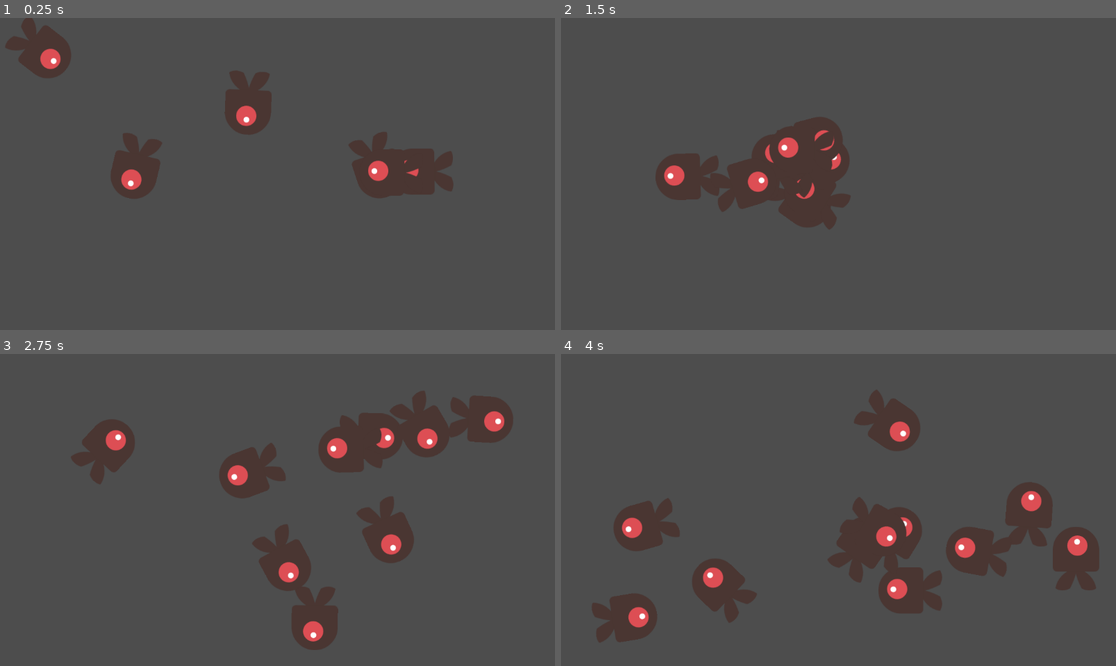
Above: before the commit, frames 1-4 (two rows, left to right).
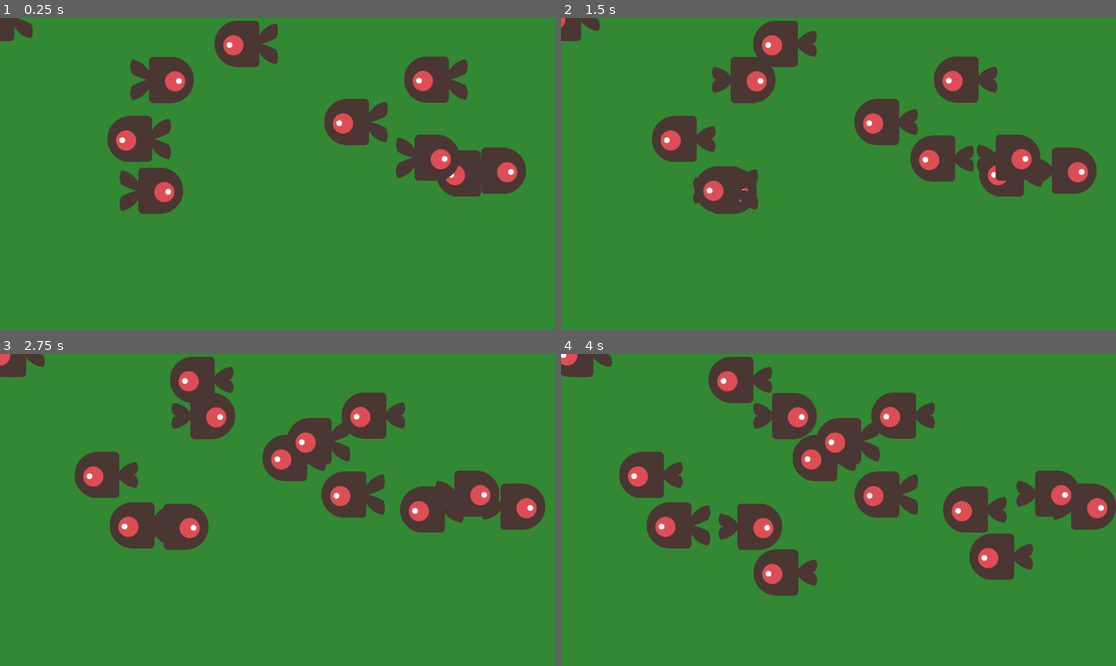
Above: after the commit, the same moments.

Repository: publicjoey/fish0321
Game: Godot game, scene res://Aquarium.tscn
Two runs of this game, one before a commit and one after it. Both use one fixed random seed, a clock stepped at 60 frames per second and the inputs below.
Inputs (mouse positions are in pixels of both pictures, inside the frame that each line leads up to):
- Up to frame 1 (0.25 s): no input
- Up to frame 2 (1.5 s): move the mouse to (960, 158) at 0.52 s; hold Right (move_right, bound only after the commit) 0.53-1.28 s; click (960, 158) at 0.67 s; move the mouse to (727, 189) at 1.27 s; hold Down (move_down, bound only after the commit) from 1.28 s (still down); click (727, 189) at 1.42 s
- Up to frame 3 (2.75 s): move the mouse to (333, 441) at 2.02 s; release Down (move_down, bound only after the commit) at 2.03 s; hold Right (move_right, bound only after the commit) from 2.03 s (still down); click (333, 441) at 2.17 s
- Up to frame 4 (4 s): move the mouse to (810, 572) at 2.77 s; release Right (move_right, bound only after the commit) at 2.78 s; hold Up (move_up, bound only after the commit) 2.78-3.53 s; click (810, 572) at 2.92 s; move the mouse to (1005, 556) at 3.52 s; hold Left (move_left, bound only after the commit) from 3.53 s (still down); click (1005, 556) at 3.67 s

The runs differ from the first frame. In frame 1, 98% of the frame differs, in the area x 0-100%, y 0-100%; in frame 2, 99%; in frame 3, 98%; in frame 4, 98%.

Commit message:
horizon_ok
魚要水平游動

Diff:
--- a/Aquarium.gd
+++ b/Aquarium.gd
@@ -1,14 +1,16 @@
 extends Node2D
 
+signal hit
+
 @export var fish_scene: PackedScene  # 魚的預載場景
-@export var fish_count: int = 5  # 初始魚的數量
+@export var fish_count: int = 9  # 初始魚的數量
 
 func _ready():
 	randomize()
 	_spawn_fish()
 
-	# 讓 Godot 偵測滑鼠點擊
-	set_process_input(true)
+	## 讓 Godot 偵測滑鼠點擊
+	#set_process_input(true)
 
 func _spawn_fish():
 	var aquarium_size = get_viewport_rect().size  # 取得水族箱大小
@@ -28,3 +30,11 @@
 func _input(event):
 	if event is InputEventMouseButton and event.pressed:
 		_add_fish(event.position)  # 在滑鼠點擊位置新增魚
+
+
+
+#func _on_Player_body_entered(_body):
+	#hide() # Player disappears after being hit.
+	#hit.emit()
+	## Must be deferred as we can't change physics properties on a physics callback.
+	#$CollisionShape2D.set_deferred(&"disabled", true)
--- a/Aquarium.tscn
+++ b/Aquarium.tscn
@@ -1,12 +1,17 @@
 [gd_scene load_steps=3 format=3 uid="uid://brchto653e73v"]
 
-[ext_resource type="Script" path="res://aquarium.gd" id="1_a0ukm"]
+[ext_resource type="Script" path="res://Aquarium.gd" id="1_a0ukm"]
 [ext_resource type="PackedScene" uid="uid://cerruhoyvi86e" path="res://Fish.tscn" id="2_cnfrk"]
 
 [node name="Aquarium" type="Node2D"]
 script = ExtResource("1_a0ukm")
 fish_scene = ExtResource("2_cnfrk")
 
+[node name="ColorRect" type="ColorRect" parent="."]
+modulate = Color(0, 1, 0, 0.333333)
+offset_right = 1175.0
+offset_bottom = 677.0
+
 [node name="Fish" parent="." instance=ExtResource("2_cnfrk")]
 
 [node name="FishContainer" type="Node2D" parent="."]
--- a/Fish.gd
+++ b/Fish.gd
@@ -1,34 +1,48 @@
 extends Node2D
 
-@export var speed: float = 250.0  # 魚的移動速度
-@export var move_time: float = 1.0  # 每次移動的時間
+@export var speed: float = 20.0  # 魚的移動速度
+@export var move_time: float = 5.0  # 每次移動的時間
 
-var target_position: Vector2  # 目標位置
+var direction: int  # 移動方向 (-1=左, 1=右)
+var target_x: float  # 目標 X 座標
 var tween: Tween  # Tween 動畫物件
 
 func _ready():
 	randomize()
+	direction = [-1, 1].pick_random()  # 隨機選擇向左或向右
 	_start_moving()
+
+	$AnimatedSprite2D.play()
 
 func _start_moving():
 	# 取得水族箱大小（假設水族箱是父節點）
 	var aquarium_size = get_parent().get_viewport_rect().size
 
-	# 隨機選擇一個目標位置
-	target_position = Vector2(
-		randf_range(50, aquarium_size.x - 50),
-		randf_range(50, aquarium_size.y - 50)
+	# 計算新的目標 X 座標，確保不超出範圍
+	target_x = clamp(
+		position.x + direction * randf_range(100, 300),  # 隨機游一段距離
+		50, aquarium_size.x - 50  # 限制在水族箱內
 	)
 
 	# 讓魚面向移動方向
-	look_at(target_position)
+	scale.x = direction  # 左右翻轉魚的圖片
 
-	# 使用 Tween 平滑移動
+	# 平滑移動
 	if tween:
-		tween.kill()  # 停止舊的 Tween
+		tween.kill()
 	tween = create_tween()
-	tween.tween_property(self, "position", target_position, move_time).set_trans(Tween.TRANS_LINEAR)
+	tween.tween_property(self, "position:x", target_x, move_time).set_trans(Tween.TRANS_LINEAR)
 
-	# 動畫完成後再找下一個位置
+	#$AnimatedSprite2D.play()
+
+	# 等待動畫結束後繼續
 	await tween.finished
+
+	# 反轉方向
+	direction *= -1
 	_start_moving()
+
+func _on_area_2d_input_event(viewport: Node, event: InputEvent, shape_idx: int) -> void:
+	#pass # Replace with function body.
+	if event is InputEventMouseButton and event.pressed:
+		queue_free()  # 點擊後刪除魚
--- a/Fish.tscn
+++ b/Fish.tscn
@@ -18,9 +18,9 @@
 "speed": 5.0
 }]
 
-[sub_resource type="CapsuleShape2D" id="CapsuleShape2D_upm0y"]
+[sub_resource type="CapsuleShape2D" id="CapsuleShape2D_esuq2"]
 radius = 47.0
-height = 162.0
+height = 146.0
 
 [node name="Fish" type="Node2D"]
 script = ExtResource("1_byqsf")
@@ -28,8 +28,12 @@
 [node name="AnimatedSprite2D" type="AnimatedSprite2D" parent="."]
 sprite_frames = SubResource("SpriteFrames_sq5r6")
 animation = &"Tween"
-frame = 1
+frame_progress = 0.740768
 
-[node name="CollisionShape2D" type="CollisionShape2D" parent="."]
+[node name="Area2D" type="Area2D" parent="."]
+
+[node name="CollisionShape2D" type="CollisionShape2D" parent="Area2D"]
 rotation = 1.5708
-shape = SubResource("CapsuleShape2D_upm0y")
+shape = SubResource("CapsuleShape2D_esuq2")
+
+[connection signal="input_event" from="Area2D" to="." method="_on_area_2d_input_event"]
--- /dev/null
+++ b/Play_E.tscn
@@ -0,0 +1,22 @@
+[gd_scene load_steps=4 format=3 uid="uid://li1ghrbcgijk"]
+
+[ext_resource type="Texture2D" uid="uid://bhk1wmbcg2vfd" path="res://art/playerGrey_up1.png" id="1_1go3m"]
+[ext_resource type="Script" path="res://play_e.gd" id="1_qwlbp"]
+
+[sub_resource type="CapsuleShape2D" id="CapsuleShape2D_p3b8a"]
+radius = 53.0
+height = 144.0
+
+[node name="Play_E" type="Area2D"]
+script = ExtResource("1_qwlbp")
+
+[node name="PlayerGreyUp1" type="Polygon2D" parent="."]
+position = Vector2(0, 9)
+texture = ExtResource("1_1go3m")
+polygon = PackedVector2Array(20.4, -67.5, -20.4, -67.5, -31.5, -61.5, -33.9, -61.5, -44.9, -49.5, -46.3, -49.5, -54, -33.2, -54, 9.5, -48, 18, -48, 20.4, -25.7, 39.5, -24.9, 39.5, -24, 62.6, -24, 65.3, -21.8, 67.5, -2.7, 67.5, -1.5, 65.5, -0.299999, 67.5, 18.5, 67.5, 22, 63.2, 22, 40.4, 40.5, 27.5, 42.2, 27.5, 54, 6.6, 54, -35.4, 48, -45.1, 48, -47.4, 35, -59.5, 35, -60.8)
+uv = PackedVector2Array(74.4, 0, 33.6, 0, 22.5, 6, 20.1, 6, 9.1, 18, 7.7, 18, 0, 34.3, 0, 77, 6, 85.5, 6, 87.9, 28.3, 107, 29.1, 107, 30, 130.1, 30, 132.8, 32.2, 135, 51.3, 135, 52.5, 133, 53.7, 135, 72.5, 135, 76, 130.7, 76, 107.9, 94.5, 95, 96.2, 95, 108, 74.1, 108, 32.1, 102, 22.4, 102, 20.1, 89, 8, 89, 6.7)
+polygons = [PackedInt32Array(0, 1, 2, 3, 4, 5, 6, 7, 8, 9, 10, 11, 12, 13, 14, 15, 16, 17, 18, 19, 20, 21, 22, 23, 24, 25, 26, 27, 28)]
+
+[node name="CollisionShape2D" type="CollisionShape2D" parent="."]
+position = Vector2(0, 8)
+shape = SubResource("CapsuleShape2D_p3b8a")
--- /dev/null
+++ b/play_e.gd
@@ -0,0 +1,52 @@
+extends Area2D
+
+signal hit
+
+@export var speed = 400 # How fast the player will move (pixels/sec).
+var screen_size # Size of the game window.
+
+func _ready():
+	screen_size = get_viewport_rect().size
+	hide()
+
+func _process(delta):
+	var velocity = Vector2.ZERO # The player's movement vector.
+	if Input.is_action_pressed(&"move_right"):
+		velocity.x += 1
+	if Input.is_action_pressed(&"move_left"):
+		velocity.x -= 1
+	if Input.is_action_pressed(&"move_down"):
+		velocity.y += 1
+	if Input.is_action_pressed(&"move_up"):
+		velocity.y -= 1
+
+	#if velocity.length() > 0:
+		#velocity = velocity.normalized() * speed
+		#$AnimatedSprite2D.play()
+	#else:
+		#$AnimatedSprite2D.stop()
+
+	position += velocity * delta
+	position = position.clamp(Vector2.ZERO, screen_size)
+#
+	#if velocity.x != 0:
+		#$AnimatedSprite2D.animation = &"right"
+		#$AnimatedSprite2D.flip_v = false
+		#$Trail.rotation = 0
+		#$AnimatedSprite2D.flip_h = velocity.x < 0
+	#elif velocity.y != 0:
+		#$AnimatedSprite2D.animation = &"up"
+		#rotation = PI if velocity.y > 0 else 0
+
+func start(pos):
+	position = pos
+	rotation = 0
+	show()
+	$CollisionShape2D.disabled = false
+
+
+func _on_Player_body_entered(_body):
+	hide() # Player disappears after being hit.
+	hit.emit()
+	# Must be deferred as we can't change physics properties on a physics callback.
+	$CollisionShape2D.set_deferred(&"disabled", true)
--- a/project.godot
+++ b/project.godot
@@ -14,3 +14,32 @@
 run/main_scene="res://Aquarium.tscn"
 config/features=PackedStringArray("4.3", "Forward Plus")
 config/icon="res://icon.svg"
+
+[input]
+
+ui_text_caret_left={
+"deadzone": 0.5,
+"events": [Object(InputEventKey,"resource_local_to_scene":false,"resource_name":"","device":0,"window_id":0,"alt_pressed":false,"shift_pressed":false,"ctrl_pressed":false,"meta_pressed":false,"pressed":false,"keycode":4194319,"physical_keycode":0,"key_label":0,"unicode":0,"location":0,"echo":false,"script":null)
+, Object(InputEventKey,"resource_local_to_scene":false,"resource_name":"","device":0,"window_id":0,"alt_pressed":false,"shift_pressed":false,"ctrl_pressed":false,"meta_pressed":false,"pressed":false,"keycode":0,"physical_keycode":4194319,"key_label":0,"unicode":0,"location":0,"echo":false,"script":null)
+]
+}
+move_left={
+"deadzone": 0.5,
+"events": [Object(InputEventKey,"resource_local_to_scene":false,"resource_name":"","device":0,"window_id":0,"alt_pressed":false,"shift_pressed":false,"ctrl_pressed":false,"meta_pressed":false,"pressed":false,"keycode":0,"physical_keycode":4194319,"key_label":0,"unicode":0,"location":0,"echo":false,"script":null)
+]
+}
+move_right={
+"deadzone": 0.5,
+"events": [Object(InputEventKey,"resource_local_to_scene":false,"resource_name":"","device":0,"window_id":0,"alt_pressed":false,"shift_pressed":false,"ctrl_pressed":false,"meta_pressed":false,"pressed":false,"keycode":0,"physical_keycode":4194321,"key_label":0,"unicode":0,"location":0,"echo":false,"script":null)
+]
+}
+move_up={
+"deadzone": 0.5,
+"events": [Object(InputEventKey,"resource_local_to_scene":false,"resource_name":"","device":0,"window_id":0,"alt_pressed":false,"shift_pressed":false,"ctrl_pressed":false,"meta_pressed":false,"pressed":false,"keycode":0,"physical_keycode":4194320,"key_label":0,"unicode":0,"location":0,"echo":false,"script":null)
+]
+}
+move_down={
+"deadzone": 0.5,
+"events": [Object(InputEventKey,"resource_local_to_scene":false,"resource_name":"","device":0,"window_id":0,"alt_pressed":false,"shift_pressed":false,"ctrl_pressed":false,"meta_pressed":false,"pressed":false,"keycode":0,"physical_keycode":4194322,"key_label":0,"unicode":0,"location":0,"echo":false,"script":null)
+]
+}
Binary file added: art/playerGrey_up1.png
Not shown, added: art/playerGrey_up1.png.import
Binary file added: art/playerGrey_up2.png
Not shown, added: art/playerGrey_up2.png.import
